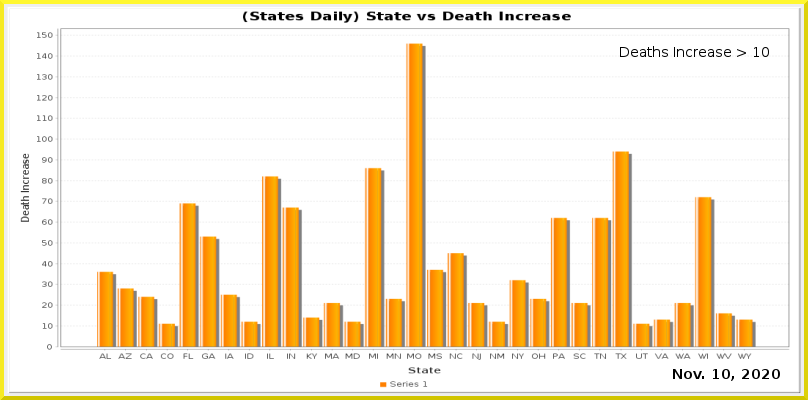
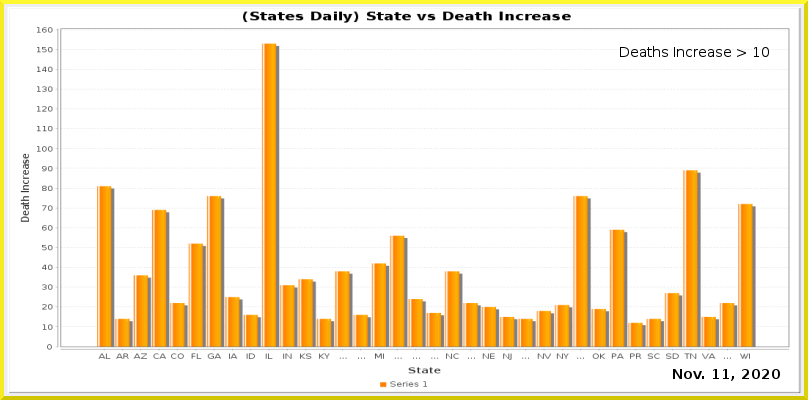
Revision of a layered (808, 400) image; what changed, layer by layer:
painted on "Current Date" over (722, 369, 730, 379)
painted on "Date_vs_TestIncrease.png" over (37, 27, 789, 360)
